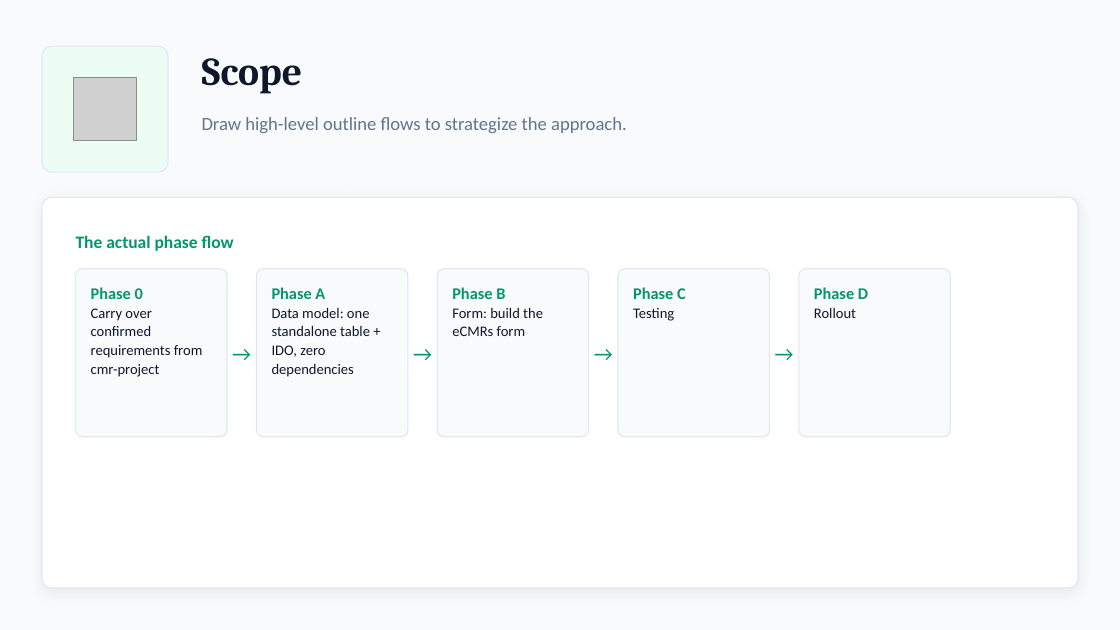
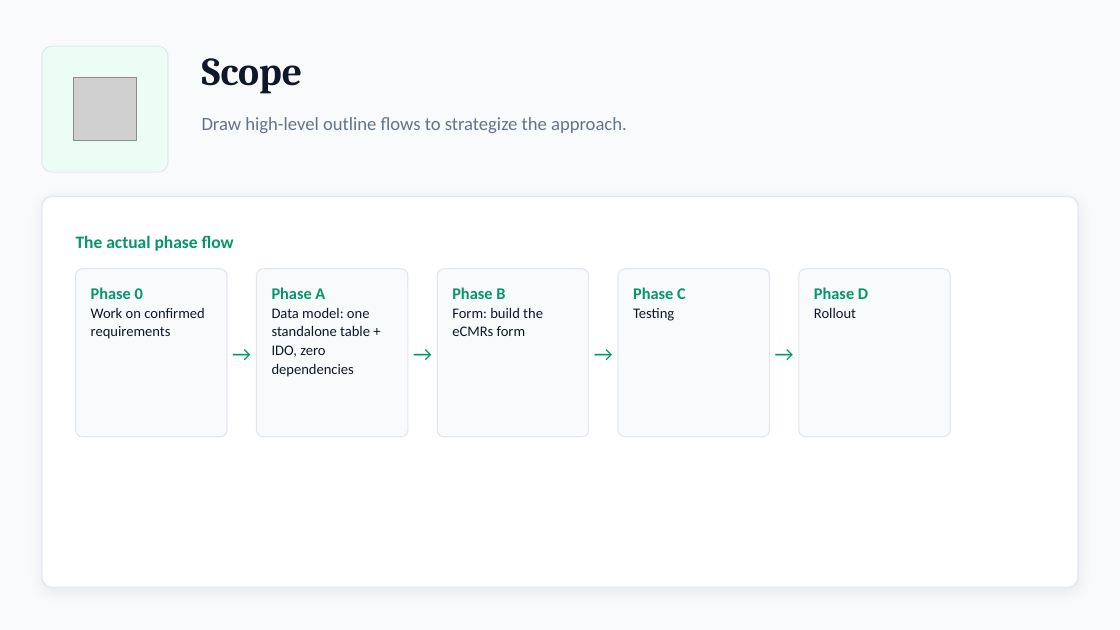
Before and after one commit to Enflite/eCMRs, a slide deck: slide 3 of docs/presentations/eCMRs_plan.pptx. Drawn at 1120x630 pixels with LibreOffice and Linux fonts; fonts in the diff are those of the drawing; grey boxes stand for pictures. Boxes give left, top, right and bottom in pixels: in the first picture for what was removed or moved away, otherwise in the second. Text is boxed around its words. In the diff, an @@ line names an element or a change of style, - is before the commit and + after.

```diff
--- a/docs/presentations/eCMRs_plan.pptx
+++ b/docs/presentations/eCMRs_plan.pptx
@@ text at (91, 308, 205, 339): text changed @@
-Carry over confirmed requirements from cmr-project
+Work on confirmed requirements
```
Also in this commit, not shown: 5 other slides changed, 1 slide removed.
